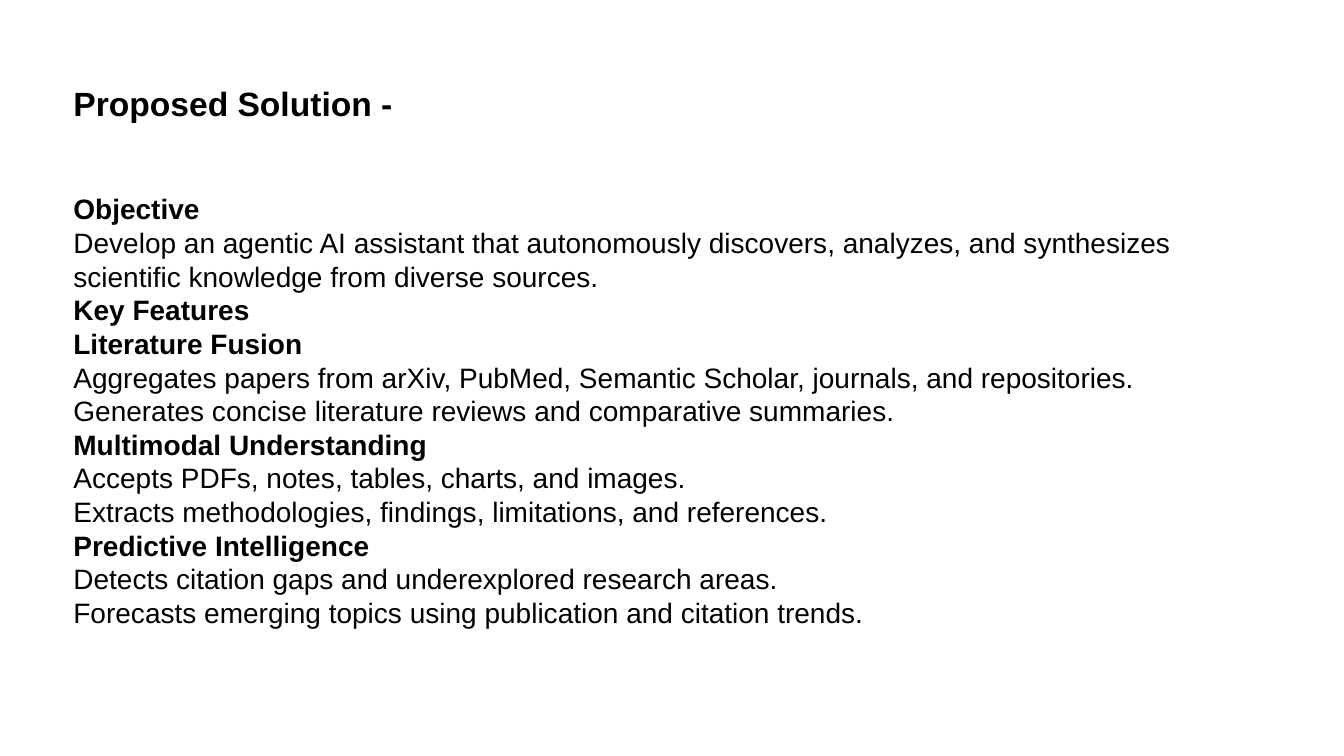
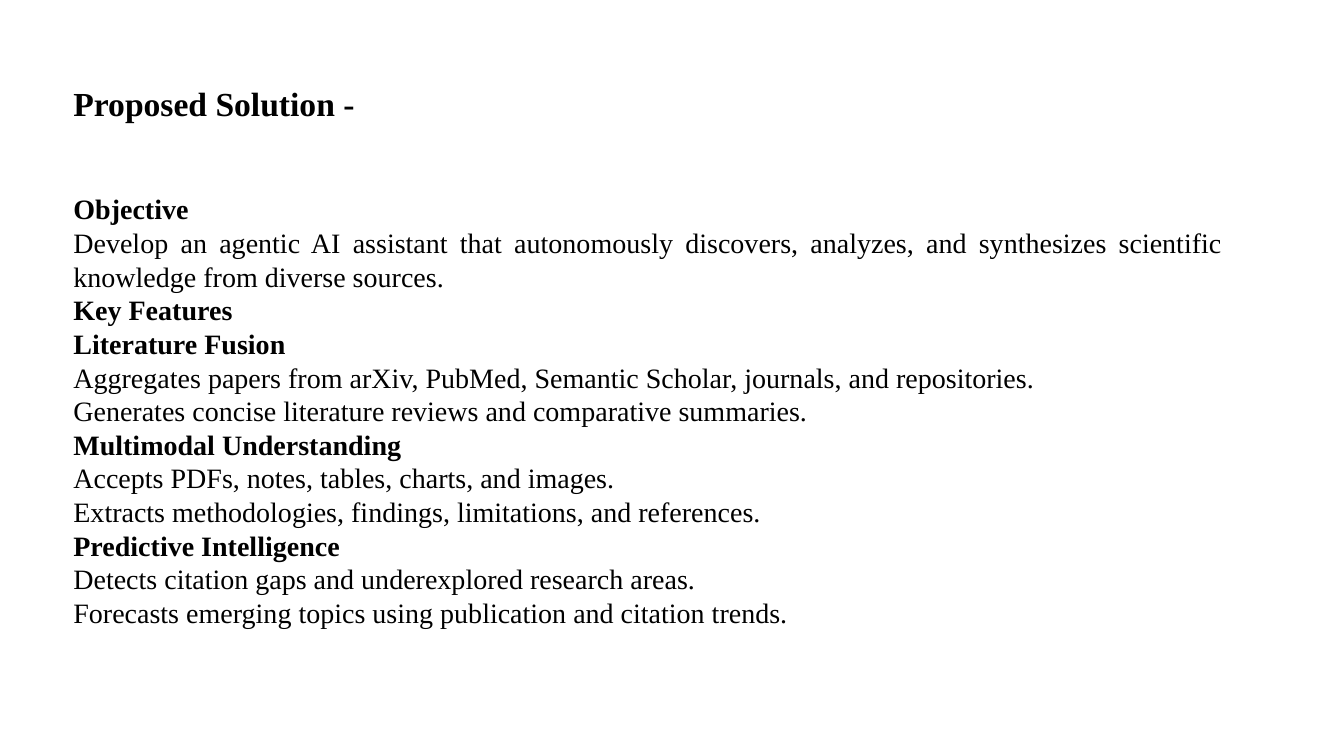
Before and after one commit to rdutta-ui/Research-Agent-Project, a slide deck: slide 5 of Project Submission Template for EduentFoundation_IBMUniversityEngagement-Bob.pptx. Drawn at 1344x756 pixels with LibreOffice and Linux fonts; fonts in the diff are those of the drawing. Boxes give left, top, right and bottom in pixels: in the first picture for what was removed or moved away, otherwise in the second. Text is boxed around its words. In the diff, an @@ line names an element or a change of style, - is before the commit and + after.

```diff
--- a/Project Submission Template for EduentFoundation_IBMUniversityEngagement-Bob.pptx
+++ b/Project Submission Template for EduentFoundation_IBMUniversityEngagement-Bob.pptx
@@ text "Proposed Solution -" at [73, 92, 335, 122]: font Arial to Times New Roman @@
@@ text at [73, 199, 1222, 292]: text changed; font Arial to Times New Roman @@
-Objective
-Develop an agentic AI assistant that autonomously discovers, analyzes, and synthesizes scientific knowledge from diverse sources.
+Objective
+Develop an agentic AI assistant that autonomously discovers, analyzes, and synthesizes scientific knowledge from diverse sources.
@@ text at [73, 301, 1034, 628]: font Arial to Times New Roman in "Key Features", "Literature Fusion", "Aggregates papers from arXiv, PubMed, Semantic Scholar, ...", "Generates concise literature reviews and comparative summari ..." and 6 more places; alignment left to justified @@
```
Also in this commit, not shown: 14 other slides changed, 2 slides added.
